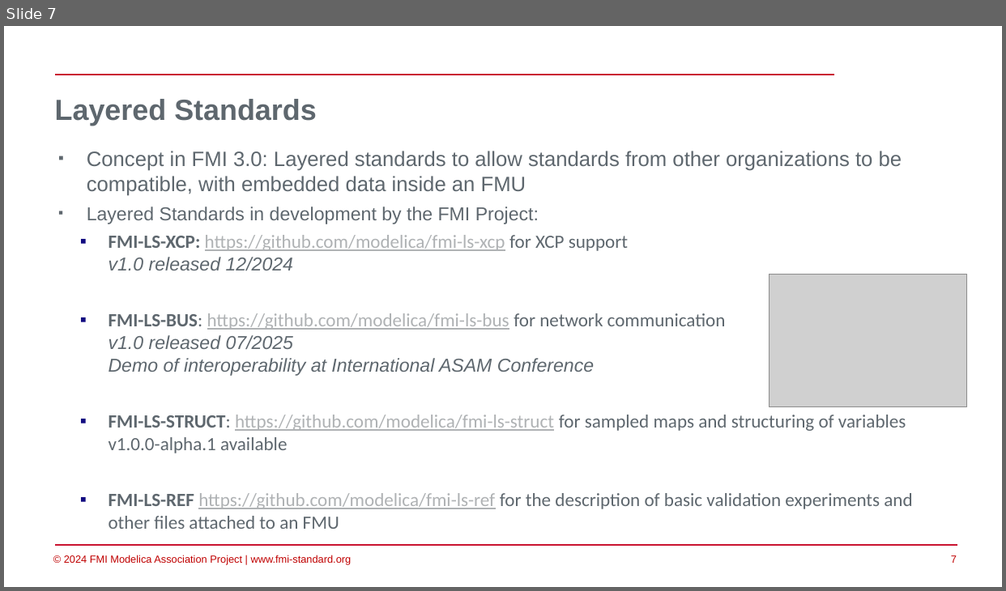
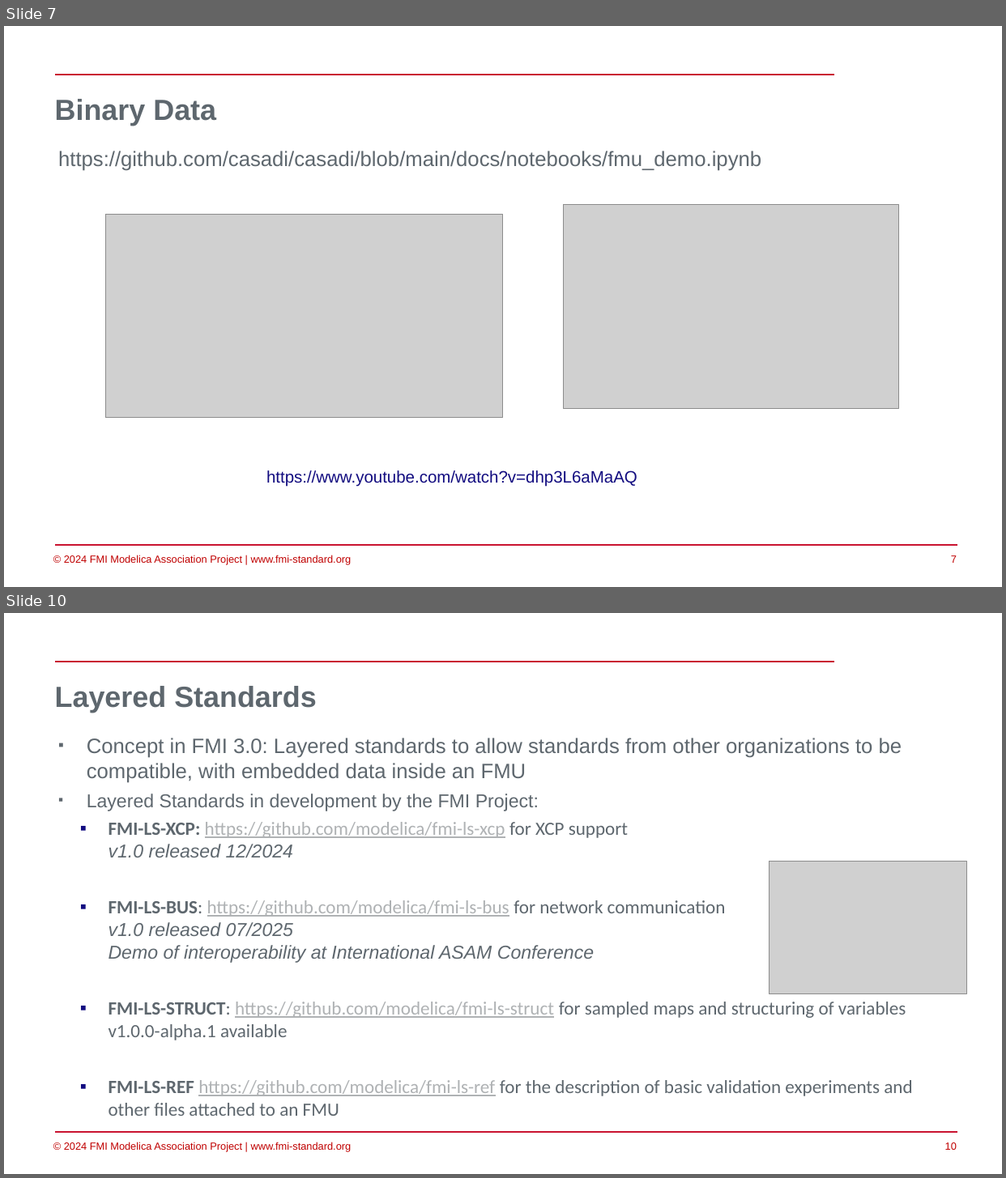
Before and after one commit to modelica/fmi-beginners-tutorial-2025, a slide deck: part4/FMI-overall.pptx. Shown one above the other, each under a label of ours: slide 7 before the commit, slides 7 and 10 after it; the slides between them are not shown. The pictures are 1006x591 and 1006x1178 pixels, drawn with LibreOffice and Linux fonts; fonts in the diff are those of the drawing; grey boxes stand for pictures; background and template pictures are left out. Boxes give left, top, right and bottom in pixels: in the first picture for what was removed or moved away, otherwise in the second. Text is boxed around its words. In the diff, an @@ line names an element or a change of style, - is before the commit and + after.

```diff
--- a/part4/FMI-overall.pptx
+++ b/part4/FMI-overall.pptx
@@ slide 7 added at (4,26,1002,587), background #FFFFFF; not listed: 4 template elements that a slide beside it also shows @@
@@ title added at (55,99,216,125), 28 pt, text #5E676E, bold @@
+Binary Data
@@ text added at (58,151,761,171), 20 pt, text #5E676E @@
+https://github.com/casadi/casadi/blob/main/docs/notebooks/fmu_demo.ipynb
@@ picture added at (106,214,503,418) @@
@@ picture added at (564,205,898,409) @@
@@ text added at (266,471,637,487), 16 pt, text #120C80 @@
+https://www.youtube.com/watch?v=dhp3L6aMaAQ
@@ what was slide 7 is now slide 10 @@
@@ page number at (945,1143,957,1150): text changed @@
-7
+10
```
Also in this commit, not shown: 3 slides changed, 4 other slides added, 2 slides removed.
